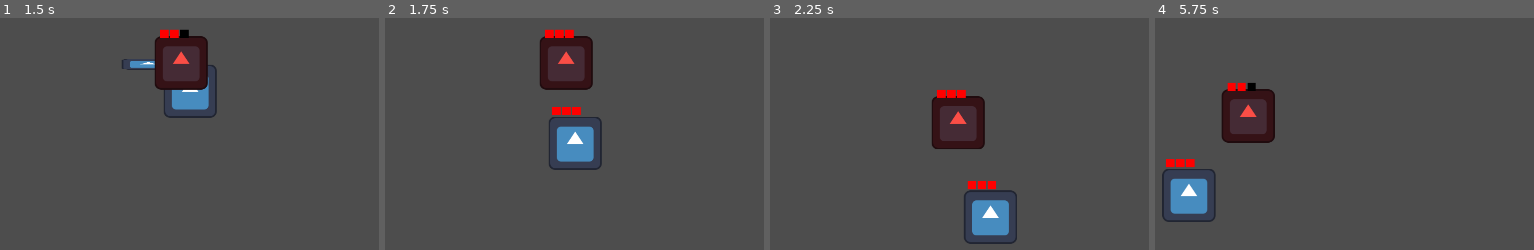
Above: before the commit, frames 1-4 (left to right).
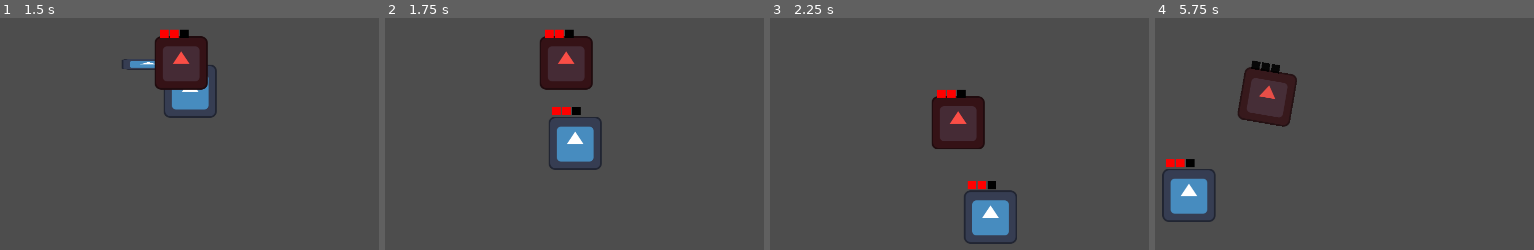
Above: after the commit, the same moments.

Repository: MamaDespik/GGJ-1
Game: Godot game, scene res://test.tscn
The game is run twice, just before and just after one commit, with the same random seed, the same clock (stepped at 60 frames per second) and the same inputs. The engine's default icon, where the game draws it, is replaced by a stand-in: a white triangle on a blue panel in a dark square.
Inputs (mouse positions are in pixels of both pictures, inside the frame that each line leads up to):
- Up to frame 1 (1.5 s): tap Enter (ui_accept) at 0.5, 0.77 s; move the mouse to (outside the picture) at 0.52 s; press the mouse at (outside the picture) at 0.53 s; hold D (move_right) 0.53-1.28 s; move the mouse to (181, 147) at 1.27 s; release the mouse at (181, 147) at 1.28 s; hold S (move_down) from 1.28 s (still down); tap Mouse wheel up (change_highlight_left) at 1.35 s
- Up to frame 2 (1.75 s): keep holding S (move_down); tap Enter (ui_accept) at 1.52 s; click (566, 147) at 1.55 s
- Up to frame 3 (2.25 s): move the mouse to (outside the picture) at 2.02 s; release S (move_down) at 2.03 s; hold D (move_right) from 2.03 s (still down); hold Mouse wheel down (change_highlight_right) from 2.03 s (still down)
- Up to frame 4 (5.75 s): click (outside the picture) at 2.3 s; move the mouse to (1458, 215) at 2.77 s; release D (move_right) at 2.78 s; release Mouse wheel down (change_highlight_right) at 2.78 s; hold W (move_up) 2.78-3.53 s; click (1458, 215) at 2.85 s; tap Enter (ui_accept) at 3.02, 3.77, 4.52 s; move the mouse to (outside the picture) at 3.52 s; press the mouse at (outside the picture) at 3.53 s; hold A (move_left) 3.53-5.03 s; right-click (outside the picture) at 4.15 s; move the mouse to (1257, 57) at 4.27 s; release the mouse at (1257, 57) at 4.28 s; tap Mouse wheel up (change_highlight_left) at 4.35 s; click (1257, 57) at 4.55 s; move the mouse to (outside the picture) at 5.02 s; hold S (move_down) from 5.03 s (still down); hold Mouse wheel down (change_highlight_right) from 5.03 s (still down); click (outside the picture) at 5.3 s

Frame 1 is identical in both runs. In frame 2, 0.2% of the frame differs, in the area x 47-52%, y 4-42%; in frame 3, 0.2%; in frame 4, 5.0%, in the area x 8-38%, y 18-65%.

Commit message:
Player Death Adjustment

Diff:
--- a/godovelopment-game-jam-1/Modules/health_module.gd
+++ b/godovelopment-game-jam-1/Modules/health_module.gd
@@ -13,13 +13,6 @@
 
 func _ready() -> void:
 	adjust_health(0)
-
-func _input(event: InputEvent) -> void:
-	if event.is_action_pressed("select"): #DEBUG
-		adjust_health(1)
-	if event.is_action_pressed("cancel"): #DEBUG
-		adjust_health(-1)
-	return
 
 func adjust_health(adjustment:int):
 	current_health = clamp(current_health + adjustment, 0, max_health)
--- a/godovelopment-game-jam-1/Player/player.gd
+++ b/godovelopment-game-jam-1/Player/player.gd
@@ -34,8 +34,9 @@
 	return
 
 func handle_acceleration(input_axis_h:float, input_axis_v:float, delta:float):
-	velocity.x = move_toward(velocity.x, movement.speed * input_axis_h, movement.acceleration * delta)
-	velocity.y = move_toward(velocity.y, movement.speed * input_axis_v, movement.acceleration * delta)
+	var input:Vector2 = Vector2(input_axis_h, input_axis_v).normalized()
+	velocity.x = move_toward(velocity.x, movement.speed * input.x, movement.acceleration * delta)
+	velocity.y = move_toward(velocity.y, movement.speed * input.y, movement.acceleration * delta)
 	return
 
 func update_animations(input_axis):
@@ -52,11 +53,6 @@
 	#print("Animation Started: ", animation_name)
 	return
 
-func _on_health_module_died() -> void:
-	print("Player Died")
-	#TODO
-	return
-
 func _on_hurt_box_hurt(damage: int) -> void:
 	health_module.adjust_health(-damage)
 	return
--- a/godovelopment-game-jam-1/Player/player.tscn
+++ b/godovelopment-game-jam-1/Player/player.tscn
@@ -9,6 +9,7 @@
 [ext_resource type="PackedScene" uid="uid://of34ornvyat4" path="res://StateMachine/state_machine.tscn" id="7_o2wf0"]
 [ext_resource type="PackedScene" uid="uid://d2j5ajyhwefl0" path="res://StateMachine/PlayerStates/idle_player_state.tscn" id="8_s28x5"]
 [ext_resource type="PackedScene" uid="uid://eb32dl45t2pd" path="res://StateMachine/PlayerStates/walking_player_state.tscn" id="9_40r42"]
+[ext_resource type="PackedScene" uid="uid://csydnauyf82ok" path="res://StateMachine/PlayerStates/dying_player_state.tscn" id="10_x3vf3"]
 
 [sub_resource type="Resource" id="Resource_d6c5j"]
 script = ExtResource("2_45c3k")
@@ -74,17 +75,20 @@
 [node name="StateMachine" parent="." node_paths=PackedStringArray("starting_state") instance=ExtResource("7_o2wf0")]
 starting_state = NodePath("IdlePlayerMovementState")
 
-[node name="IdlePlayerMovementState" parent="StateMachine" node_paths=PackedStringArray("walking_player_state") instance=ExtResource("8_s28x5")]
+[node name="IdlePlayerMovementState" parent="StateMachine" node_paths=PackedStringArray("walking_player_state", "dying_player_state") instance=ExtResource("8_s28x5")]
 walking_player_state = NodePath("../WalkingPlayerMovementState")
+dying_player_state = NodePath("../DyingPlayerState")
 
-[node name="WalkingPlayerMovementState" parent="StateMachine" node_paths=PackedStringArray("idle_player_state") instance=ExtResource("9_40r42")]
+[node name="WalkingPlayerMovementState" parent="StateMachine" node_paths=PackedStringArray("idle_player_state", "dying_player_state") instance=ExtResource("9_40r42")]
 idle_player_state = NodePath("../IdlePlayerMovementState")
+dying_player_state = NodePath("../DyingPlayerState")
+
+[node name="DyingPlayerState" parent="StateMachine" instance=ExtResource("10_x3vf3")]
 
 [node name="AnimationPlayer" type="AnimationPlayer" parent="."]
 libraries = {
 &"": SubResource("AnimationLibrary_x3vf3")
 }
 
-[connection signal="died" from="HealthModule" to="." method="_on_health_module_died"]
 [connection signal="hurt" from="HurtBox" to="." method="_on_hurt_box_hurt"]
 [connection signal="current_animation_changed" from="AnimationPlayer" to="." method="_on_animation_player_current_animation_changed"]
--- /dev/null
+++ b/godovelopment-game-jam-1/StateMachine/PlayerStates/dying_player_state.gd
@@ -0,0 +1,10 @@
+extends State
+class_name DyingPlayerState
+
+var player_parent:Player
+
+func enter():
+	player_parent = parent
+	print("Player Died")
+	#TODO
+	return
--- /dev/null
+++ b/godovelopment-game-jam-1/StateMachine/PlayerStates/dying_player_state.tscn
@@ -0,0 +1,7 @@
+[gd_scene load_steps=3 format=3 uid="uid://csydnauyf82ok"]
+
+[ext_resource type="PackedScene" uid="uid://ca3te81uwksxf" path="res://StateMachine/state.tscn" id="1_kon7v"]
+[ext_resource type="Script" uid="uid://bny36yvcplp4b" path="res://StateMachine/PlayerStates/dying_player_state.gd" id="2_6khcl"]
+
+[node name="DyingPlayerState" instance=ExtResource("1_kon7v")]
+script = ExtResource("2_6khcl")
--- a/godovelopment-game-jam-1/StateMachine/PlayerStates/idle_player_state.gd
+++ b/godovelopment-game-jam-1/StateMachine/PlayerStates/idle_player_state.gd
@@ -2,14 +2,17 @@
 class_name IdlePlayerState
 
 @export var walking_player_state: State
+@export var dying_player_state:State
+
+var player_parent:Player
 
 func enter():
-	var player_parent:Player = parent
+	player_parent = parent
 	player_parent.start_animation("idle")
 	return
 
 func process_physics(delta: float) -> State:
-	var player_parent:Player = parent
+	if player_parent.health_module.current_health <= 0: return dying_player_state
 
 	player_parent.apply_friction(delta)
 	player_parent.move_and_slide()
--- a/godovelopment-game-jam-1/StateMachine/PlayerStates/walking_player_state.gd
+++ b/godovelopment-game-jam-1/StateMachine/PlayerStates/walking_player_state.gd
@@ -2,14 +2,17 @@
 class_name WalkingPlayerState
 
 @export var idle_player_state:State
+@export var dying_player_state:State
+
+var player_parent:Player
 
 func enter():
-	var player_parent:Player = parent
+	player_parent = parent
 	player_parent.start_animation("walk_down")
 	return
 
 func process_physics(delta: float) -> State:
-	var player_parent:Player = parent
+	if player_parent.health_module.current_health <= 0: return dying_player_state
 
 	var input_axis_h:float = Input.get_axis("move_left","move_right")
 	var input_axis_v:float = Input.get_axis("move_up","move_down")
Not shown: 1 places in godovelopment-game-jam-1/Player/player.tscn that only renumber resources
Not shown, added: godovelopment-game-jam-1/StateMachine/PlayerStates/dying_player_state.gd.uid
Not shown, changed: TODO.txt
